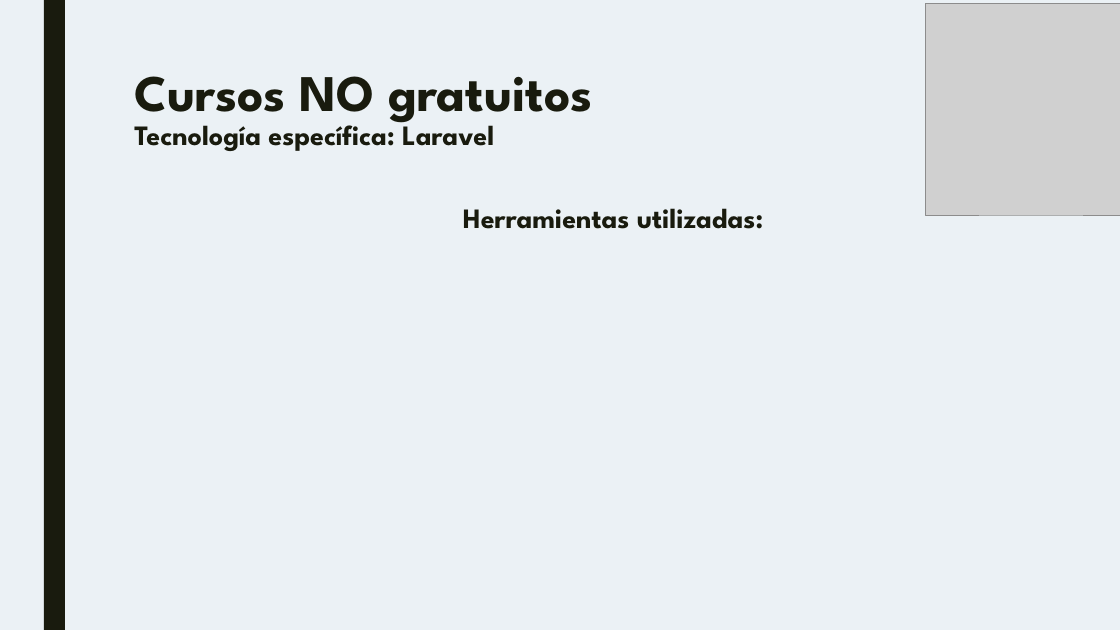
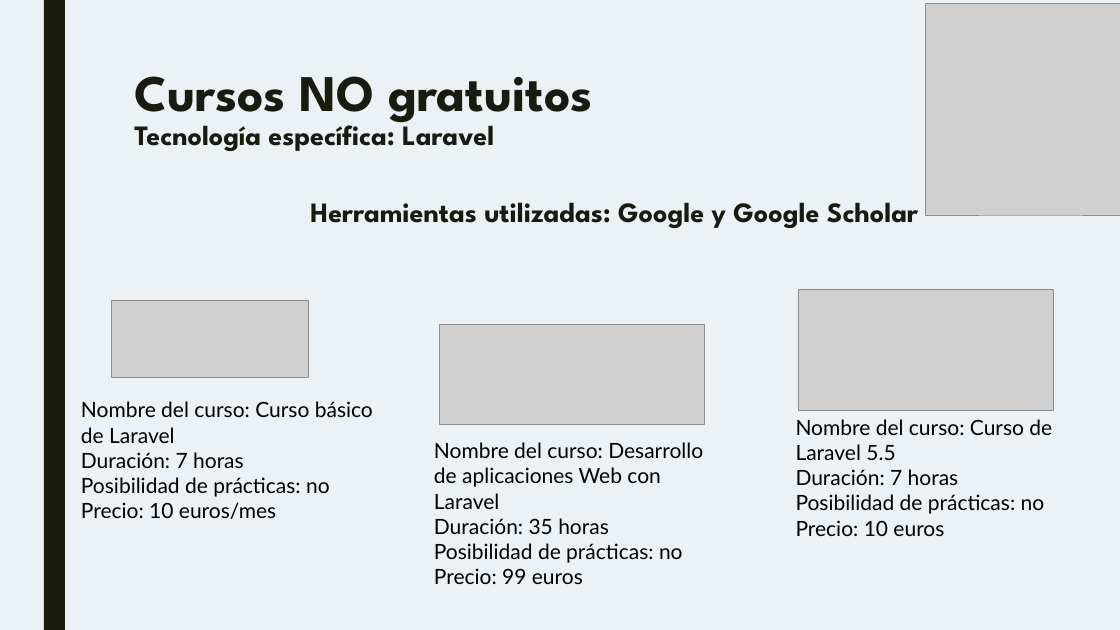
Before and after one commit to IGarrido1996/TG1_T4, a slide deck: slide 11 of Plantilla.pptx (slide 10 before the commit). Drawn at 1120x630 pixels with LibreOffice and Linux fonts; fonts in the diff are those of the drawing; grey boxes stand for pictures. Boxes give left, top, right and bottom in pixels: in the first picture for what was removed or moved away, otherwise in the second. Text is boxed around its words. In the diff, an @@ line names an element or a change of style, - is before the commit and + after.

```diff
--- a/Plantilla.pptx
+++ b/Plantilla.pptx
@@ text at (x1=310, y1=202, x2=918, y2=228): text changed @@
-Herramientas utilizadas:
+Herramientas utilizadas: Google y Google Scholar
@@ picture added at (x1=798, y1=289, x2=1054, y2=410) @@
@@ picture added at (x1=112, y1=300, x2=308, y2=377) @@
@@ picture added at (x1=439, y1=324, x2=705, y2=425) @@
@@ text added at (x1=81, y1=401, x2=373, y2=519), 18 pt, text #000000 @@
+Nombre del curso: Curso básico de Laravel
+Duración: 7 horas
+Posibilidad de prácticas: no
+Precio: 10 euros/mes
@@ text added at (x1=796, y1=419, x2=1052, y2=536), 18 pt, text #000000 @@
+Nombre del curso: Curso de Laravel 5.5
+Duración: 7 horas
+Posibilidad de prácticas: no
+Precio: 10 euros
@@ text added at (x1=434, y1=442, x2=703, y2=584), 18 pt, text #000000 @@
+Nombre del curso: Desarrollo de aplicaciones Web con Laravel
+Duración: 35 horas
+Posibilidad de prácticas: no
+Precio: 99 euros
```
Also in this commit, not shown: 8 other slides changed, 1 slide added.
